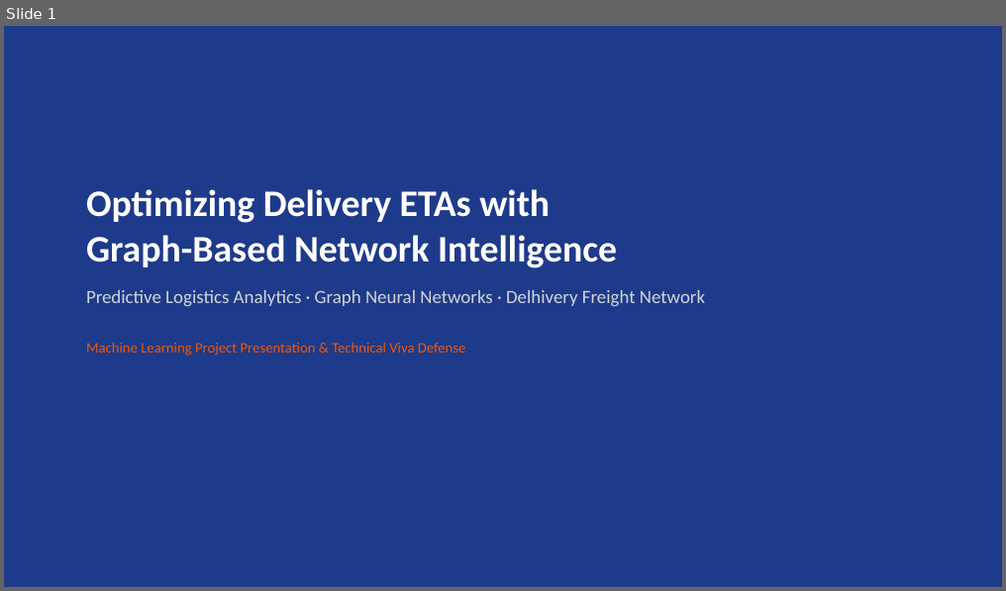
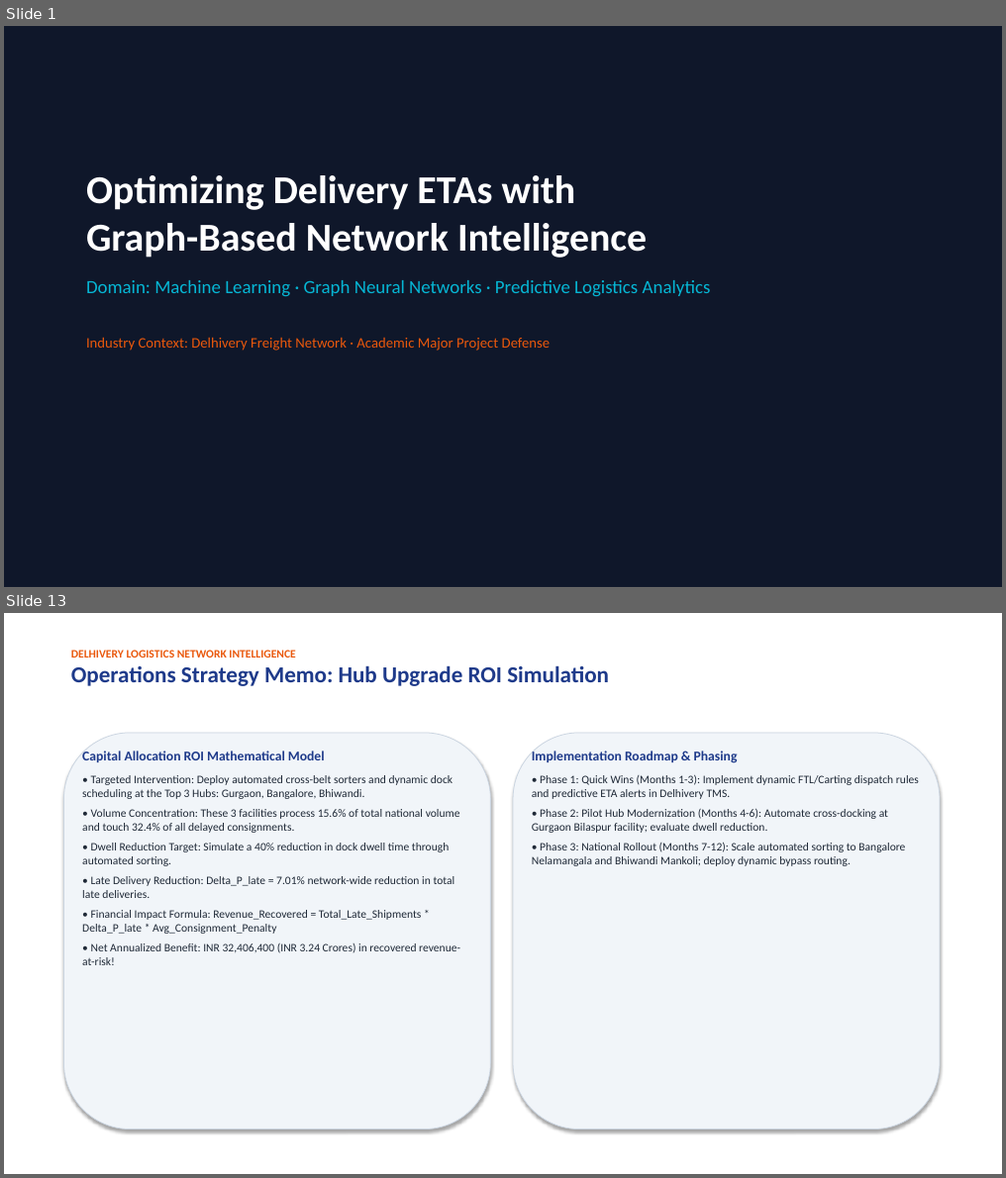
Before and after one commit to jaigoyal0000-dotcom/ML-Project-LOGISTIC-AI-, a slide deck: presentation_slides.pptx. Shown one above the other, each under a label of ours: slide 1 before the commit, slides 1 and 13 after it; the slides between them are not shown. The pictures are 1006x591 and 1006x1178 pixels, drawn with LibreOffice and Linux fonts; fonts in the diff are those of the drawing. Boxes give left, top, right and bottom in pixels: in the first picture for what was removed or moved away, otherwise in the second. Text is boxed around its words. In the diff, an @@ line names an element or a change of style, - is before the commit and + after.

Commit message:
Update PPT: Add data breakdowns, empirical outputs, mathematical formulations, and ROI calculations (16 slides)

```diff
--- a/presentation_slides.pptx
+++ b/presentation_slides.pptx
@@ slide 13 added at bbox=[4, 613, 1002, 1174], background #FFFFFF @@
@@ text added at bbox=[71, 650, 609, 686], 22 pt, text #1E3A8A, bold @@
+DELHIVERY LOGISTICS NETWORK INTELLIGENCE
+Operations Strategy Memo: Hub Upgrade ROI Simulation
@@ rounded rectangle added at bbox=[63, 733, 491, 1130], fill #F1F5F9, outline #CBD5E1 0.75 pt @@
@@ text added at bbox=[82, 751, 460, 965], 11 pt, text #1F2937 @@
+Capital Allocation ROI Mathematical Model
+• Targeted Intervention: Deploy automated cross-belt sorters and dynamic dock scheduling at the Top 3 Hubs: Gurgaon, Bangalore, Bhiwandi.
+• Volume Concentration: These 3 facilities process 15.6% of total national volume and touch 32.4% of all delayed consignments.
+• Dwell Reduction Target: Simulate a 40% reduction in dock dwell time through automated sorting.
+• Late Delivery Reduction: Delta_P_late = 7.01% network-wide reduction in total late deliveries.
+• Financial Impact Formula: Revenue_Recovered = Total_Late_Shipments * Delta_P_late * Avg_Consignment_Penalty
+• Net Annualized Benefit: INR 32,406,400 (INR 3.24 Crores) in recovered revenue-at-risk!
@@ rounded rectangle added at bbox=[513, 733, 940, 1130], fill #F1F5F9, outline #CBD5E1 0.75 pt @@
@@ text added at bbox=[532, 751, 919, 866], 11 pt, text #1F2937 @@
+Implementation Roadmap & Phasing
+• Phase 1: Quick Wins (Months 1-3): Implement dynamic FTL/Carting dispatch rules and predictive ETA alerts in Delhivery TMS.
+• Phase 2: Pilot Hub Modernization (Months 4-6): Automate cross-docking at Gurgaon Bilaspur facility; evaluate dwell reduction.
+• Phase 3: National Rollout (Months 7-12): Scale automated sorting to Bangalore Nelamangala and Bhiwandi Mankoli; deploy dynamic bypass routing.
@@ slide 1 changed as well @@
@@ rectangle at bbox=[4, 26, 1002, 587]: fill #1E3A8A to #0F172A @@
@@ text "Optimizing Delivery ETAs with Graph-Based ...": place and size @@
-text "Optimizing Delivery ETAs with Graph-Based ..." at bbox=[86, 189, 705, 356]
+text "Optimizing Delivery ETAs with Graph-Based ..." at bbox=[86, 175, 711, 351]
@@ text at bbox=[86, 175, 647, 258]: size 36 to 38 pt in "Optimizing Delivery ETAs with Graph-Based Network Intelligen ..." @@
@@ text at bbox=[86, 280, 711, 351]: text changed; text colour #D1D5DB to #06B6D4 @@
-Predictive Logistics Analytics · Graph Neural Networks · Delhivery Freight Network
-Machine Learning Project Presentation & Technical Viva Defense
+Domain: Machine Learning · Graph Neural Networks · Predictive Logistics Analytics
+Industry Context: Delhivery Freight Network · Academic Major Project Defense
```
Also in this commit, not shown: 3 other slides changed, 11 other slides added, 6 slides removed, 1 other file.
